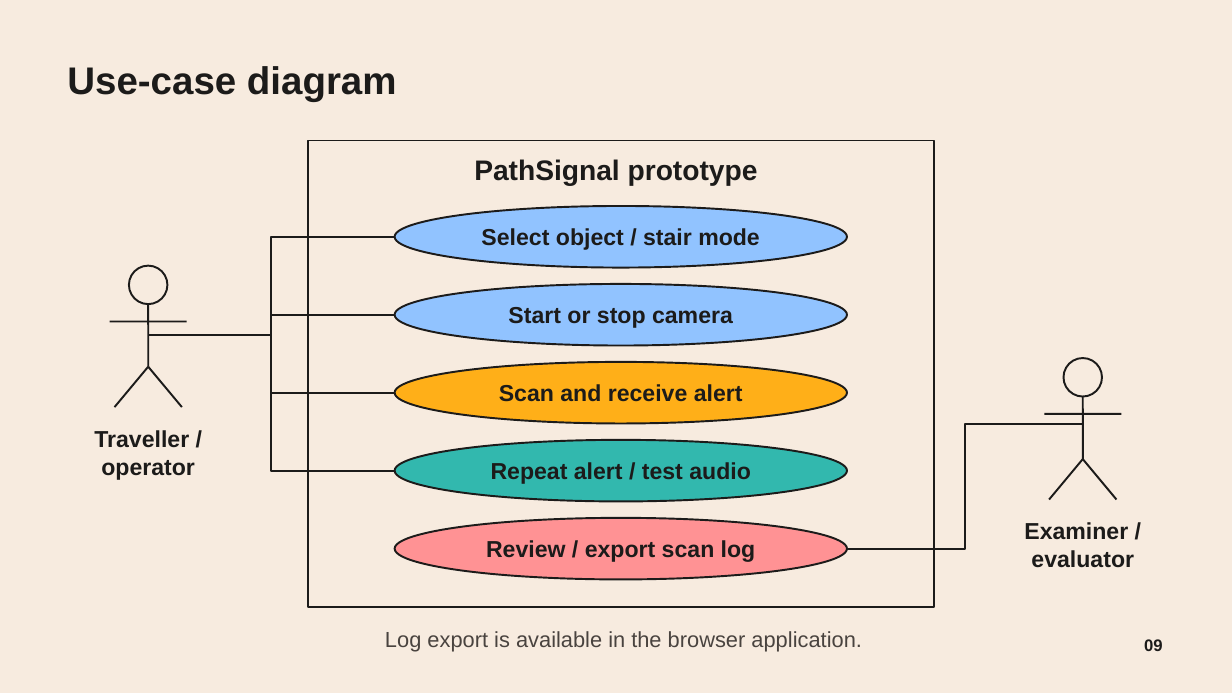
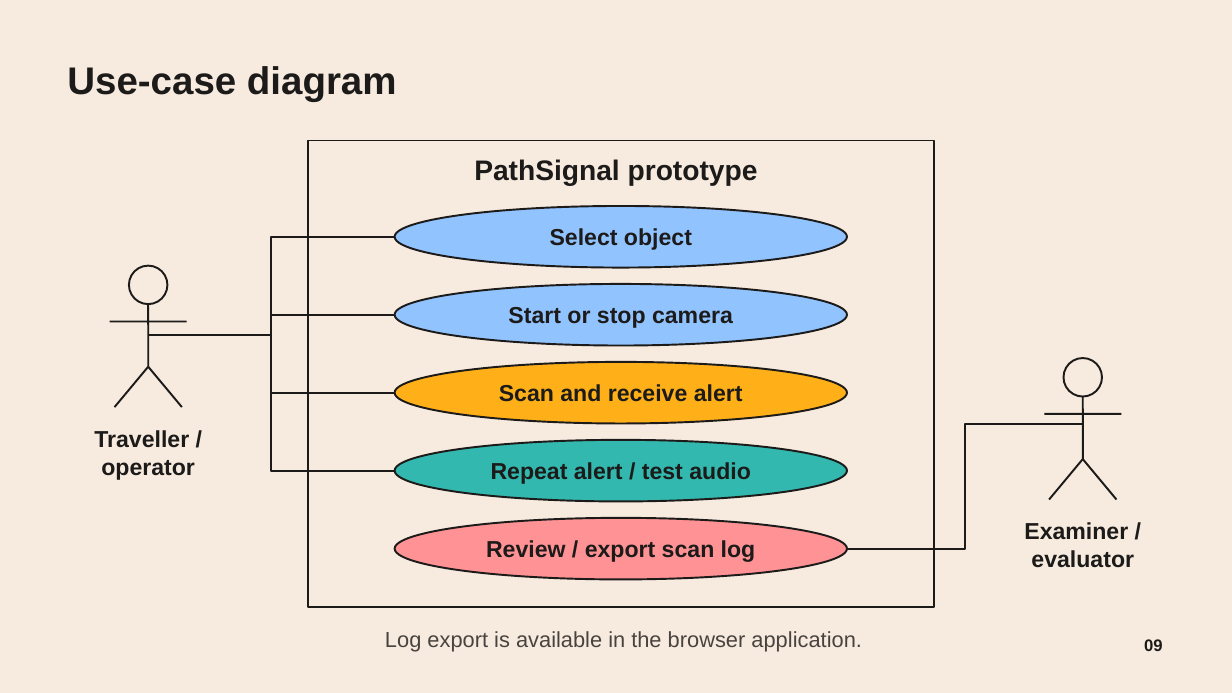
Before and after one commit to Omphile-coder/PathSignal, a slide deck: slide 9 of PathSignal — Final Year Project.pptx. Drawn at 1232x693 pixels with LibreOffice and Linux fonts; fonts in the diff are those of the drawing; background and template pictures are left out. Boxes give left, top, right and bottom in pixels: in the first picture for what was removed or moved away, otherwise in the second. Text is boxed around its words. In the diff, an @@ line names an element or a change of style, - is before the commit and + after.

```diff
--- a/PathSignal — Final Year Project.pptx
+++ b/PathSignal — Final Year Project.pptx
@@ text in ellipse at (550, 228, 692, 250): text changed @@
-Select object / stair mode
+Select object
```
Also in this commit, not shown: 3 other slides changed, 2 slides removed.
